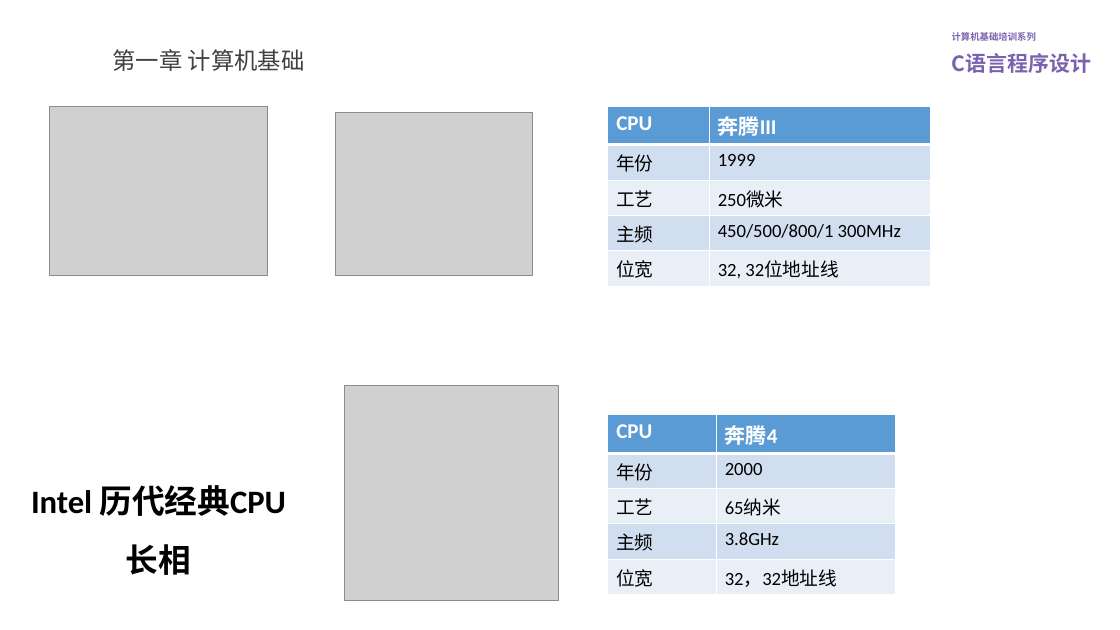
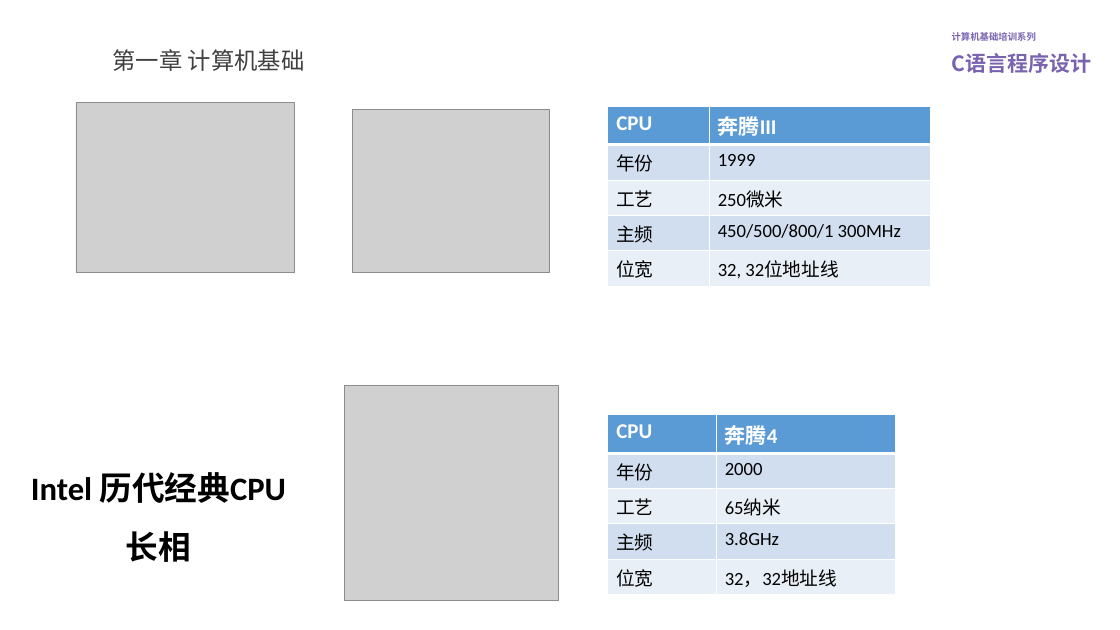
Before and after one commit to lovegce/training-courseware, a slide deck: slide 12 of C语言程序设计.pptx. Drawn at 1120x630 pixels with LibreOffice and Linux fonts; fonts in the diff are those of the drawing; grey boxes stand for pictures; background and template pictures are left out. Boxes give left, top, right and bottom in pixels: in the first picture for what was removed or moved away, otherwise in the second. Text is boxed around its words. In the diff, an @@ line names an element or a change of style, - is before the commit and + after.

```diff
--- a/C语言程序设计.pptx
+++ b/C语言程序设计.pptx
@@ picture: place and size @@
-picture at (49, 106, 268, 276)
+picture at (76, 103, 295, 273)
@@ picture: place and size @@
-picture at (336, 113, 533, 276)
+picture at (353, 109, 549, 272)
@@ text "Intel 历代经典CPU": place and size @@
-text "Intel 历代经典CPU" at (31, 485, 286, 575)
+text "Intel 历代经典CPU" at (31, 472, 286, 562)
```
Also in this commit, not shown: 7 other slides changed, 5 slides added, 1 other file.
